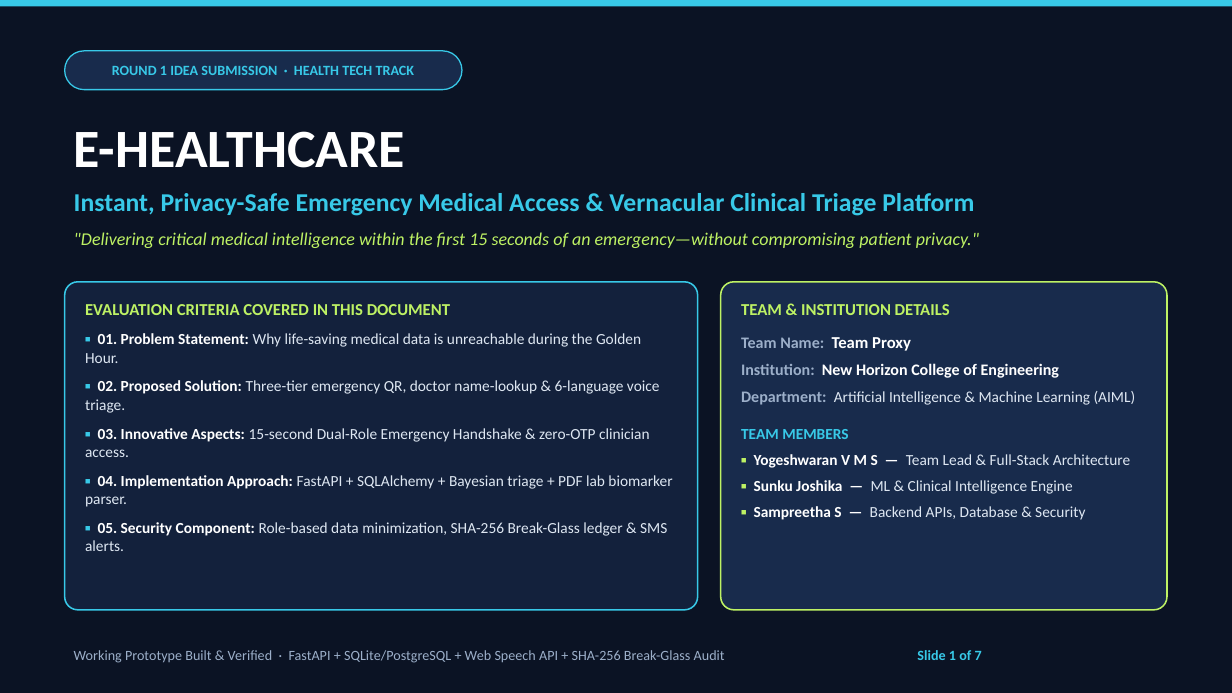
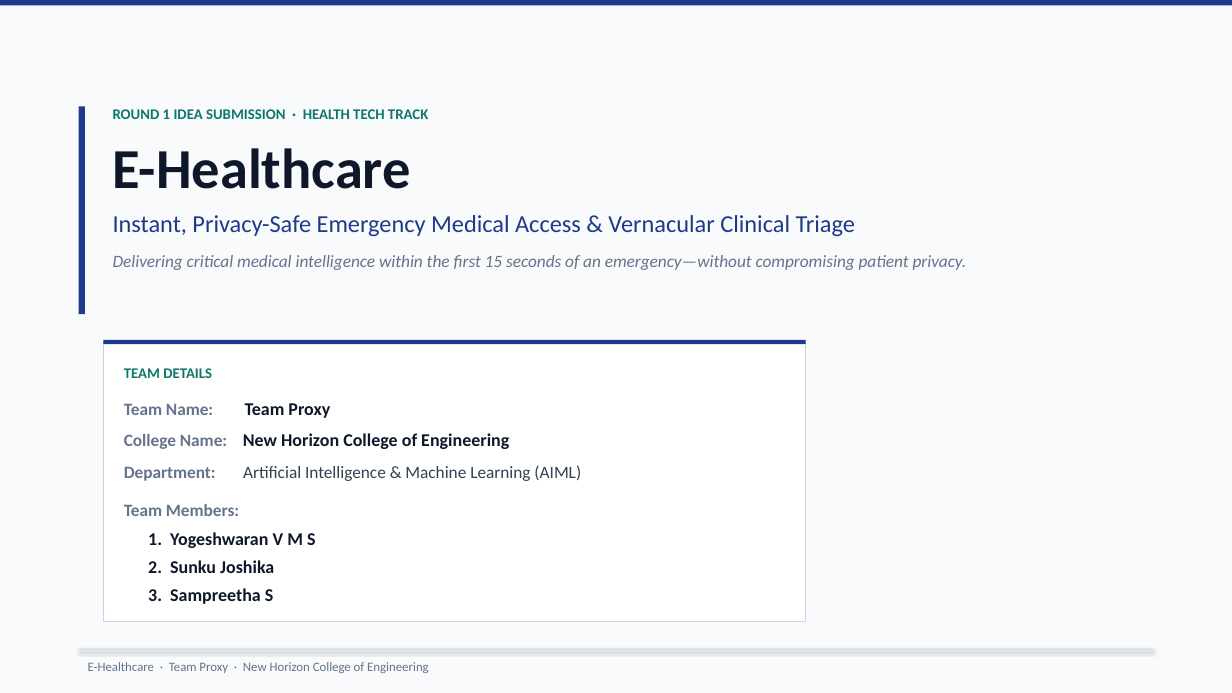
Before and after one commit to yogeshwaran2344/e-healthcare, a slide deck: slide 1 of Round1_Idea_Submission_Proxy.pptx. Drawn at 1232x693 pixels with LibreOffice and Linux fonts; fonts in the diff are those of the drawing. Boxes give left, top, right and bottom in pixels: in the first picture for what was removed or moved away, otherwise in the second. Text is boxed around its words. In the diff, an @@ line names an element or a change of style, - is before the commit and + after.

Commit message:
style(round1): redesign Round 1 deck with clean minimalist light palette and simplified team details

```diff
--- a/Round1_Idea_Submission_Proxy.pptx
+++ b/Round1_Idea_Submission_Proxy.pptx
@@ rectangle at (0, 0, 1232, 693): fill #0B1324 to #F8FAFC @@
@@ rectangle at (0, 0, 1232, 6): fill #38C9E8 to #1E3A8A @@
@@ rounded rectangle removed at (65, 51, 462, 90) @@
-ROUND 1 IDEA SUBMISSION · HEALTH TECH TRACK
@@ rectangle added at (79, 106, 85, 314), fill #1E3A8A @@
@@ text at (113, 109, 967, 270): text changed; size 14 to 13.5 pt; text colour #BEF264 to #64748B; italic off @@
-E-HEALTHCARE
-Instant, Privacy-Safe Emergency Medical Access & Vernacular Clinical Triage Platform
-"Delivering critical medical intelligence within the first 15 seconds of an emergency—without compromising patient privacy."
+ROUND 1 IDEA SUBMISSION · HEALTH TECH TRACK
+E-Healthcare
+Instant, Privacy-Safe Emergency Medical Access & Vernacular Clinical Triage
+Delivering critical medical intelligence within the first 15 seconds of an emergency—without compromising patient privacy.
@@ rounded rectangle removed at (65, 282, 698, 610) @@
-EVALUATION CRITERIA COVERED IN THIS DOCUMENT
-▪ 01. Problem Statement: Why life-saving medical data is unreachable during the Golden Hour.
-▪ 02. Proposed Solution: Three-tier emergency QR, doctor name-lookup & 6-language voice triage.
-▪ 03. Innovative Aspects: 15-second Dual-Role Emergency Handshake & zero-OTP clinician access.
-▪ 04. Implementation Approach: FastAPI + SQLAlchemy + Bayesian triage + PDF lab biomarker parser.
-▪ 05. Security Component: Role-based data minimization, SHA-256 Break-Glass ledger & SMS alerts.
@@ rounded rectangle removed at (721, 282, 1167, 610) @@
-TEAM & INSTITUTION DETAILS
-Team Name: Team Proxy
-Institution: New Horizon College of Engineering
-Department: Artificial Intelligence & Machine Learning (AIML)
-TEAM MEMBERS
-▪ Yogeshwaran V M S — Team Lead & Full-Stack Architecture
-▪ Sunku Joshika — ML & Clinical Intelligence Engine
-▪ Sampreetha S — Backend APIs, Database & Security
@@ rectangle added at (104, 340, 806, 622), fill #FFFFFF, outline #CBD5E1 0.75 pt, 13.5 pt, text #0F172A, bold @@
+TEAM DETAILS
+Team Name: Team Proxy
+College Name: New Horizon College of Engineering
+Department: Artificial Intelligence & Machine Learning (AIML)
+Team Members:
+1. Yogeshwaran V M S
+2. Sunku Joshika
+3. Sampreetha S
@@ rectangle added at (104, 340, 806, 344), fill #1E3A8A @@
@@ text in rectangle at (74, 650, 982, 663): text removed @@
-Working Prototype Built & Verified · FastAPI + SQLite/PostgreSQL + Web Speech API + SHA-256 Break-Glass Audit Slide 1 of 7
@@ rectangle: place and size @@
-rectangle at (74, 650, 982, 663)
+rectangle at (79, 649, 1153, 650)
@@ rectangle at (79, 649, 1153, 650): fill none to #CBD5E1; shadow on @@
@@ text added at (88, 662, 429, 673), 10 pt, text #64748B @@
+E-Healthcare · Team Proxy · New Horizon College of Engineering
```
Also in this commit, not shown: 5 other slides changed, 1 slide removed, 2 other files.
